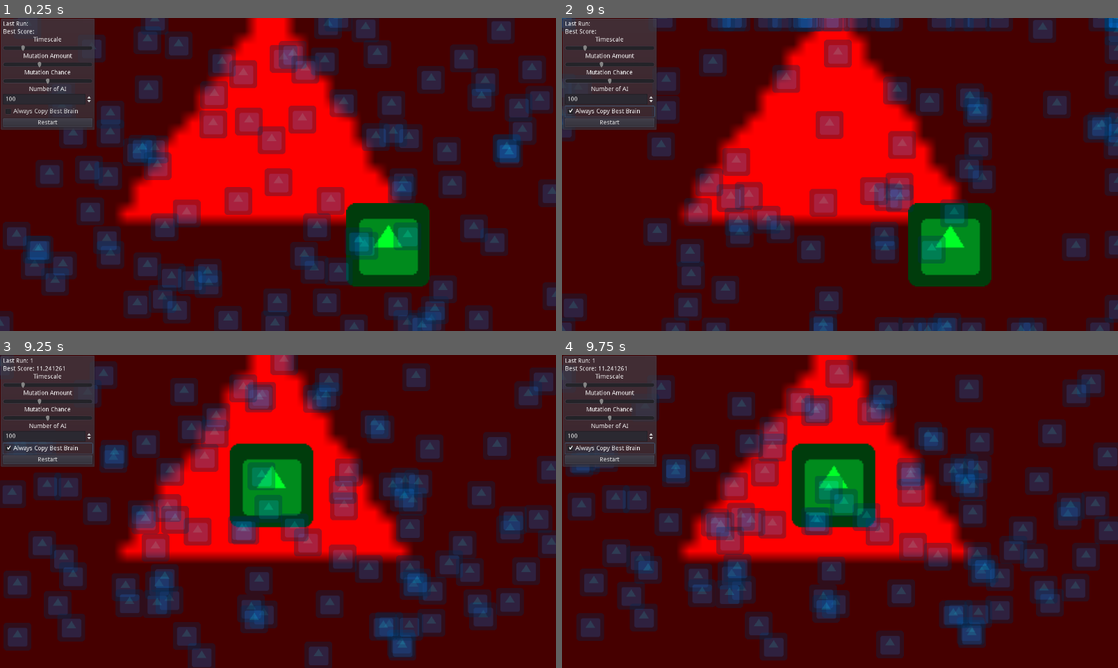
Above: before the commit, frames 1-4 (two rows, left to right).
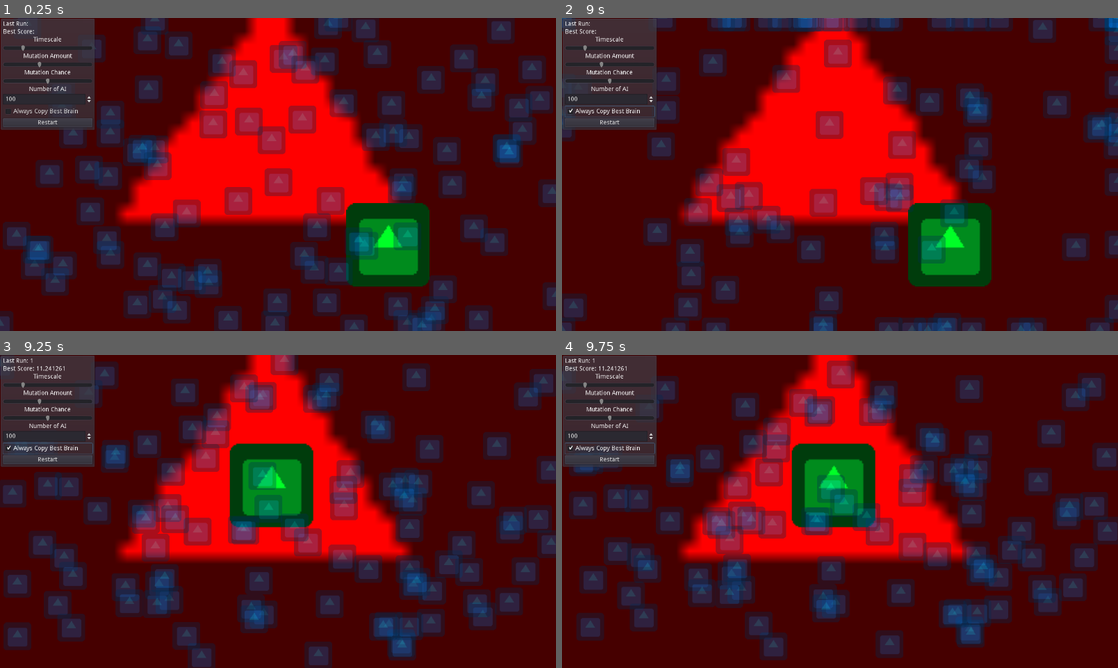
Above: after the commit, the same moments.

Repository: zomdiax5/GodotNeuralCars
Game: Godot game, scene res://Control.tscn
Two runs of this game, one before a commit and one after it. Both use one fixed random seed, a clock stepped at 60 frames per second and the inputs below. The engine's default icon, where the game draws it, is replaced by a stand-in: a white triangle on a blue panel in a dark square.
Inputs:
- Up to frame 1 (0.25 s): no input
- Up to frame 2 (9 s): click "Restart" at 0.5 s; click "Restart" at 1.25 s; click "Restart" at 2 s; click "Always Copy Best Brain" at 2.75 s; click "Always Copy Best Brain" at 3.5 s; click "Always Copy Best Brain" at 4.25 s
- Up to frame 3 (9.25 s): no input
- Up to frame 4 (9.75 s): no input

Frames 1-2 are identical in both runs. In frame 3, 1.1% of the frame differs, in the area x 0-100%, y 0-94%; in frame 4, 6.5%, in the area x 0-100%, y 1-96%.

Commit message:
Update UI.gd

Diff:
--- a/UI.gd
+++ b/UI.gd
@@ -6,22 +6,20 @@
 	Global.setval($Timescale.value,"timescale")
 
 	$MutationAmount.connect("value_changed",Global,"setval",["mutation_amount"])
-	Global.setval($MutationAmount,"mutation_amount")
+	Global.setval($MutationAmount.value,"mutation_amount")
 
 	$MutationChance.connect("value_changed",Global,"setval",["mutation_chance"])
-	Global.setval($MutationChance,"mutation_chance")
+	Global.setval($MutationChance.value,"mutation_chance")
 
 	$NumberOfAI.connect("value_changed",Global,"setval",["amount_of_AI"])
-	Global.setval($NumberOfAI,"amount_of_AI")
+	Global.setval($NumberOfAI.value,"amount_of_AI")
 
 	$CopyBrain.connect("toggled",Global,"setval",["always_copy_brain"])
-	Global.setval($CopyBrain,"always_copy_brain")
+	Global.setval($CopyBrain.pressed,"always_copy_brain")
 
 	$Restart.connect("pressed",Global,"emit_signal",["restart"])
 	Global.emit_signal("restart")
 
-#func _process(delta: float) -> void:
-	#print(Global.timescale)
 
 func next(run,best):
 	$CurrentRun.text = "Last Run: %s" % run
